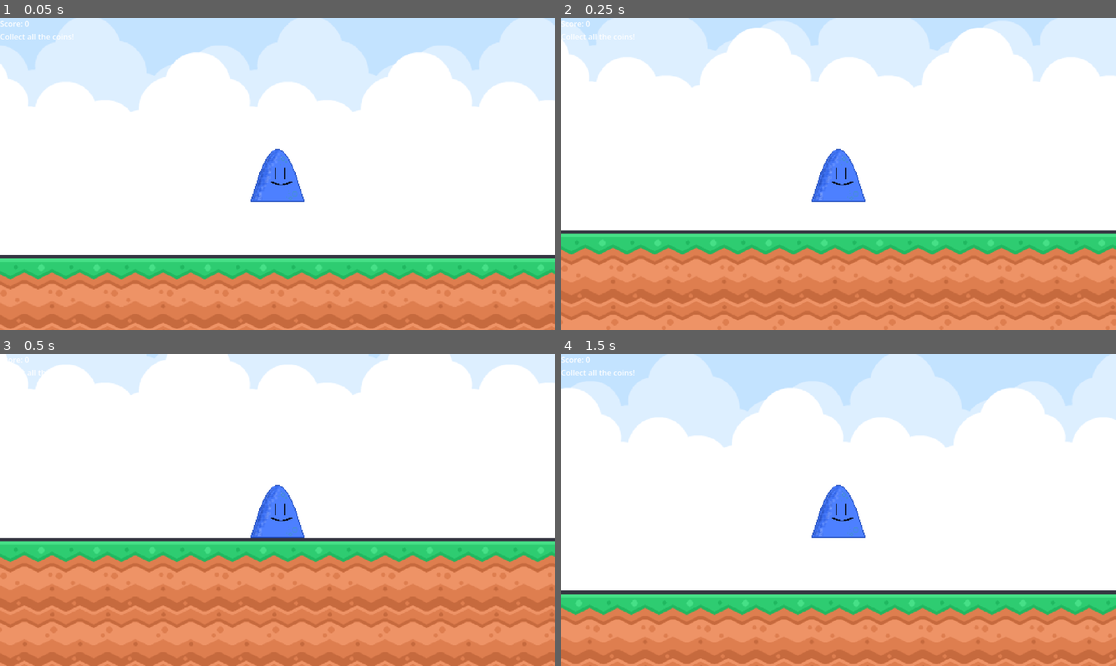
Above: before the commit, frames 1-4 (two rows, left to right).
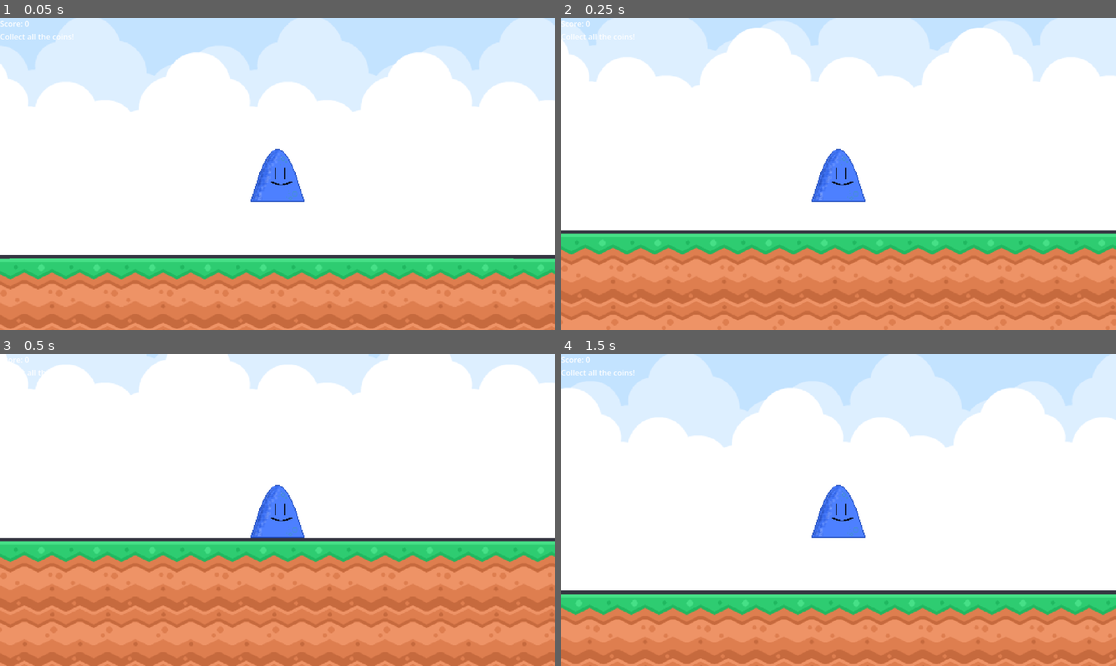
Above: after the commit, the same moments.

Repository: NeonJacketGuy/godot-starter
Game: Godot game, scene res://scenes/main/main.tscn
Two runs of this game, one before a commit and one after it. Both use one fixed random seed, a clock stepped at 60 frames per second and the inputs below.
Inputs:
- Up to frame 1 (0.05 s): no input
- Up to frame 2 (0.25 s): no input
- Up to frame 3 (0.5 s): no input
- Up to frame 4 (1.5 s): hold D (move_right) from 0.53 s (still down); tap Space (jump) at 0.77 s

The runs differ from the first frame. In frame 1, less than 0.1% of the frame differs, in the area x 0-100%, y 77-86%; in frame 2, nothing differs; in frame 3, nothing differs; in frame 4, nothing differs.

Commit message:
Animat fixes

Diff:
--- a/scenes/levels/level-01.tscn
+++ b/scenes/levels/level-01.tscn
@@ -180,6 +180,7 @@
 normal = Vector2(-1, 0)
 
 [node name="Level01" type="Node2D" unique_id=1900646980]
+position = Vector2(2, 1)
 script = ExtResource("1_h6en2")
 
 [node name="Background" type="TileMapLayer" parent="." unique_id=1221921837]
--- a/scenes/player/player.gd
+++ b/scenes/player/player.gd
@@ -1,4 +1,23 @@
 extends CharacterBody2D
+
+#@onready var _animated_sprite = $AnimatedSprite2D
+#
+#func _physics_process(_delta):
+	##1: Get Imput and Move
+	#var direction = Input.get_axis("move_right," "move_left")
+	#if direction:
+		#velocity.x = direction * 100
+	#else:
+		#velocity.x = move_toward(velocity.x, 0, 10)
+		#
+	#move_and_slide()
+	#
+	##Activate movment
+	#if velocity.length() > 0:
+		#_animated_sprite.play("Idle")
+		#_animated_sprite.play("")
+
+
 
 @export var move_speed := 220.0
 @export var jump_velocity := -350.0
--- a/scenes/player/player.tscn
+++ b/scenes/player/player.tscn
@@ -10,12 +10,12 @@
 script = ExtResource("1_8afob")
 jump_velocity = -400.0
 
-[node name="Sprite2D" type="Sprite2D" parent="." unique_id=181462360]
-texture = ExtResource("2_dovo2")
-
 [node name="CollisionShape2D" type="CollisionShape2D" parent="." unique_id=204977325]
 position = Vector2(-0.25, 1.5)
 shape = SubResource("RectangleShape2D_gmlin")
+
+[node name="Sprite2D" type="Sprite2D" parent="." unique_id=1791983925]
+texture = ExtResource("2_dovo2")
 
 [node name="Camera2D" type="Camera2D" parent="." unique_id=5492337]
 unique_name_in_owner = true
Binary file removed: assets/art/Animations/Blob Idle Anamation 1.png
Not shown, removed: assets/art/Animations/Blob Idle Anamation 1.png.import
Binary file removed: assets/art/Animations/Blob Idle Anamation Frame 2.png
Not shown, removed: assets/art/Animations/Blob Idle Anamation Frame 2.png.import
Binary file removed: assets/art/Animations/Blob idle anamation 3.png
Not shown, removed: assets/art/Animations/Blob idle anamation 3.png.import
